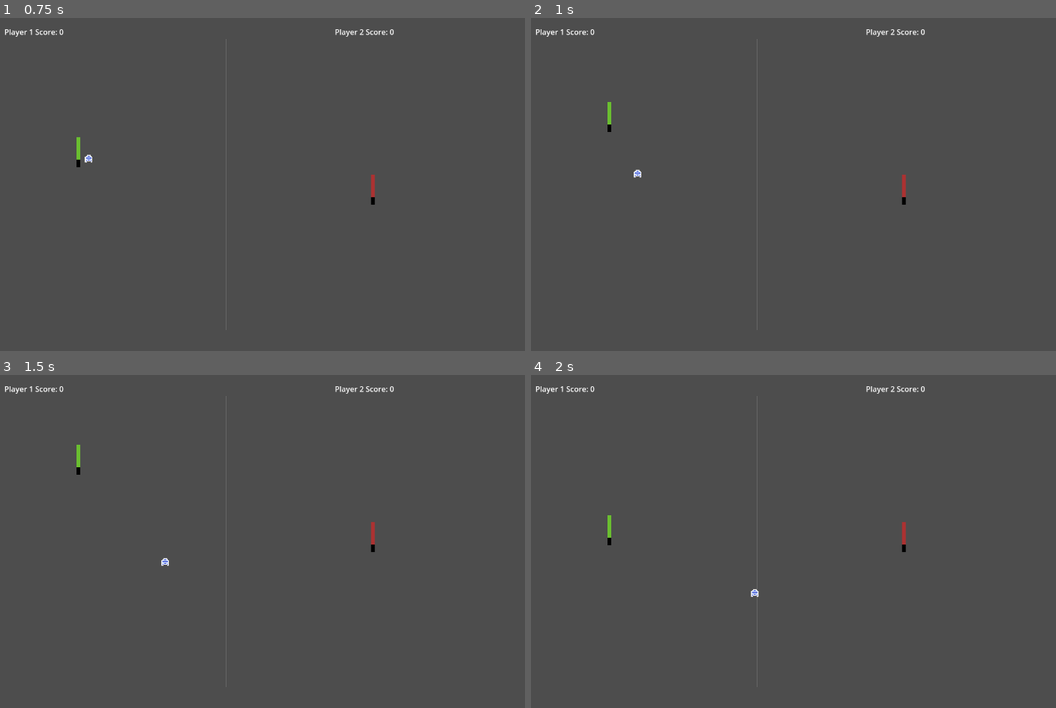
Above: before the commit, frames 1-4 (two rows, left to right).
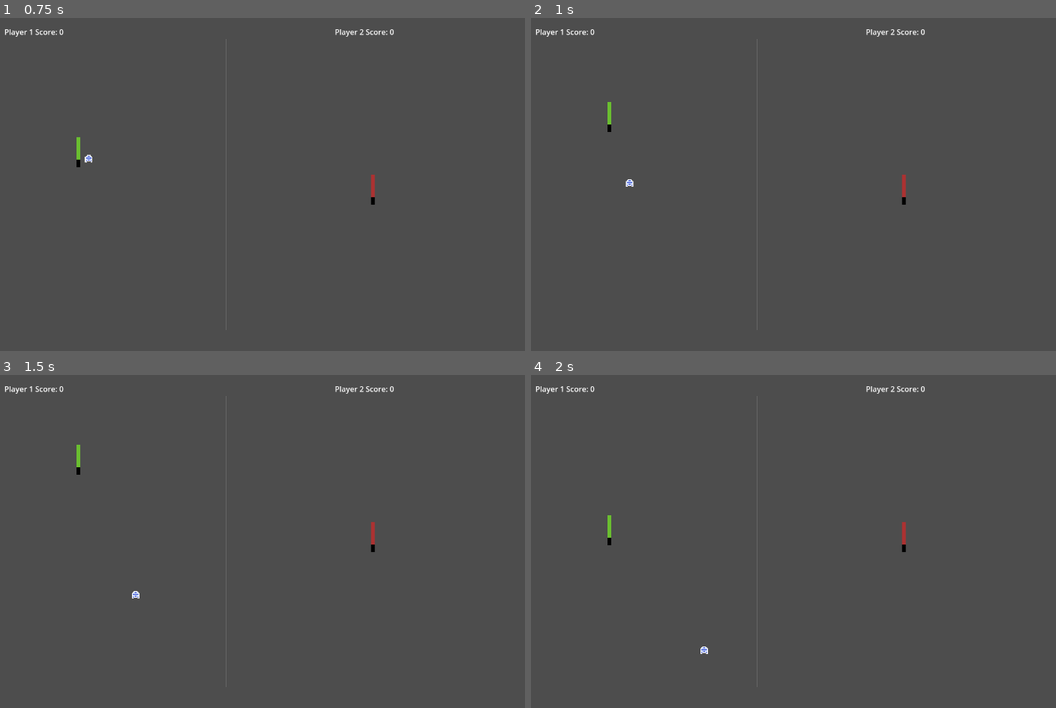
Above: after the commit, the same moments.

Repository: jordonbigelow/Pixel-Art-Pong
Game: Godot game, scene res://scenes/game_scene.tscn
Two runs of this game, one before a commit and one after it. Both use one fixed random seed, a clock stepped at 60 frames per second and the inputs below. The project has no main scene, so this scene is started directly.
Inputs (mouse positions are in pixels of both pictures, inside the frame that each line leads up to):
- Up to frame 1 (0.75 s): tap Enter at 0.5 s; move the mouse to (362, 171) at 0.52 s; hold W (p1_move_up) from 0.53 s (still down); tap K (p2_move_down) at 0.6 s; click (362, 171) at 0.67 s
- Up to frame 2 (1 s): keep holding W (p1_move_up)
- Up to frame 3 (1.5 s): move the mouse to (110, 561) at 1.27 s; release W (p1_move_up) at 1.28 s; hold S (p1_move_down) from 1.28 s (still down); tap I (p2_move_up) at 1.35 s
- Up to frame 4 (2 s): keep holding S (p1_move_down)

Frame 1 is identical in both runs. In frame 2, less than 0.1% of the frame differs, in the area x 18-21%, y 45-51%; in frame 3, less than 0.1%; in frame 4, less than 0.1%, in the area x 32-44%, y 64-84%.

Commit message:
changed collision shape of r2d2 to a circle instead of a square, since he's a ball... lol

Diff:
--- a/scenes/ball.tscn
+++ b/scenes/ball.tscn
@@ -3,8 +3,8 @@
 [ext_resource type="Script" path="res://scripts/ball.gd" id="1_h7477"]
 [ext_resource type="Texture2D" uid="uid://oow0dw2hxjgn" path="res://assets/r2d2.png" id="2_3eoh6"]
 
-[sub_resource type="RectangleShape2D" id="RectangleShape2D_0wy86"]
-size = Vector2(1.2e+06, 1.4e+06)
+[sub_resource type="CircleShape2D" id="CircleShape2D_auqs1"]
+radius = 800000.0
 
 [node name="Ball" type="RigidBody2D"]
 script = ExtResource("1_h7477")
@@ -14,6 +14,5 @@
 texture = ExtResource("2_3eoh6")
 
 [node name="CollisionShape2D" type="CollisionShape2D" parent="."]
-position = Vector2(0, 1)
 scale = Vector2(1e-05, 1e-05)
-shape = SubResource("RectangleShape2D_0wy86")
+shape = SubResource("CircleShape2D_auqs1")
